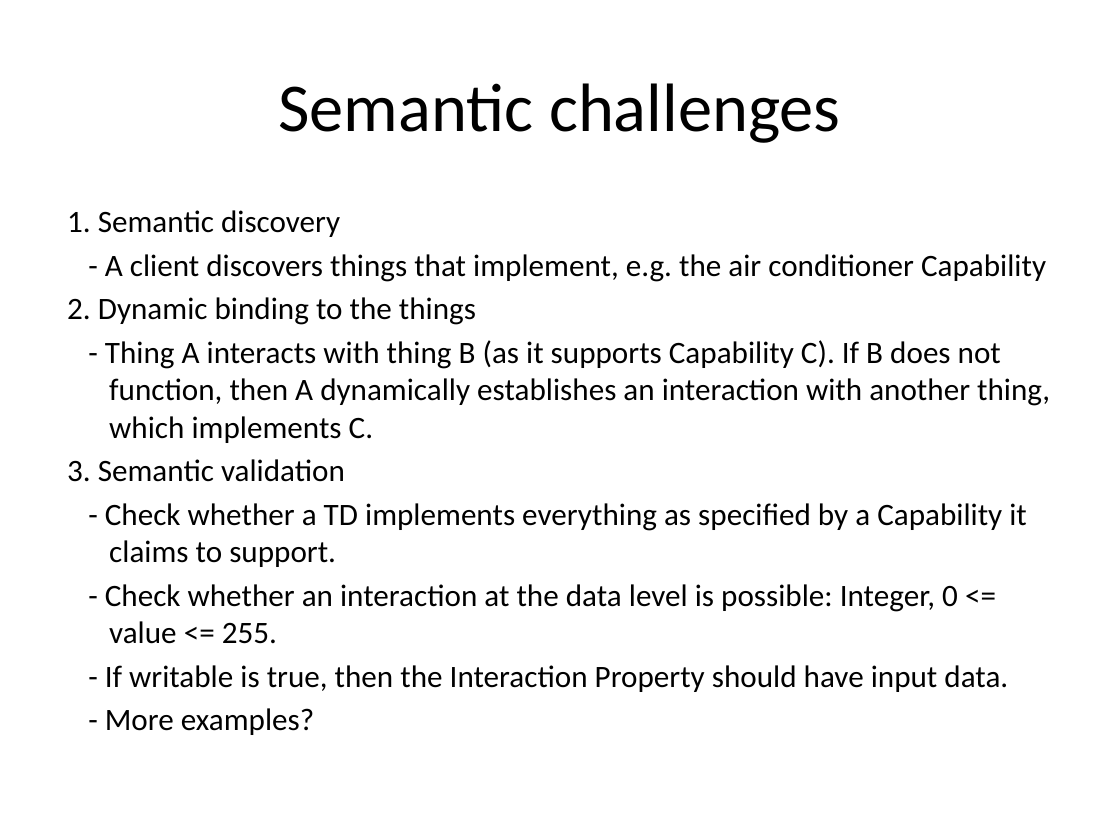
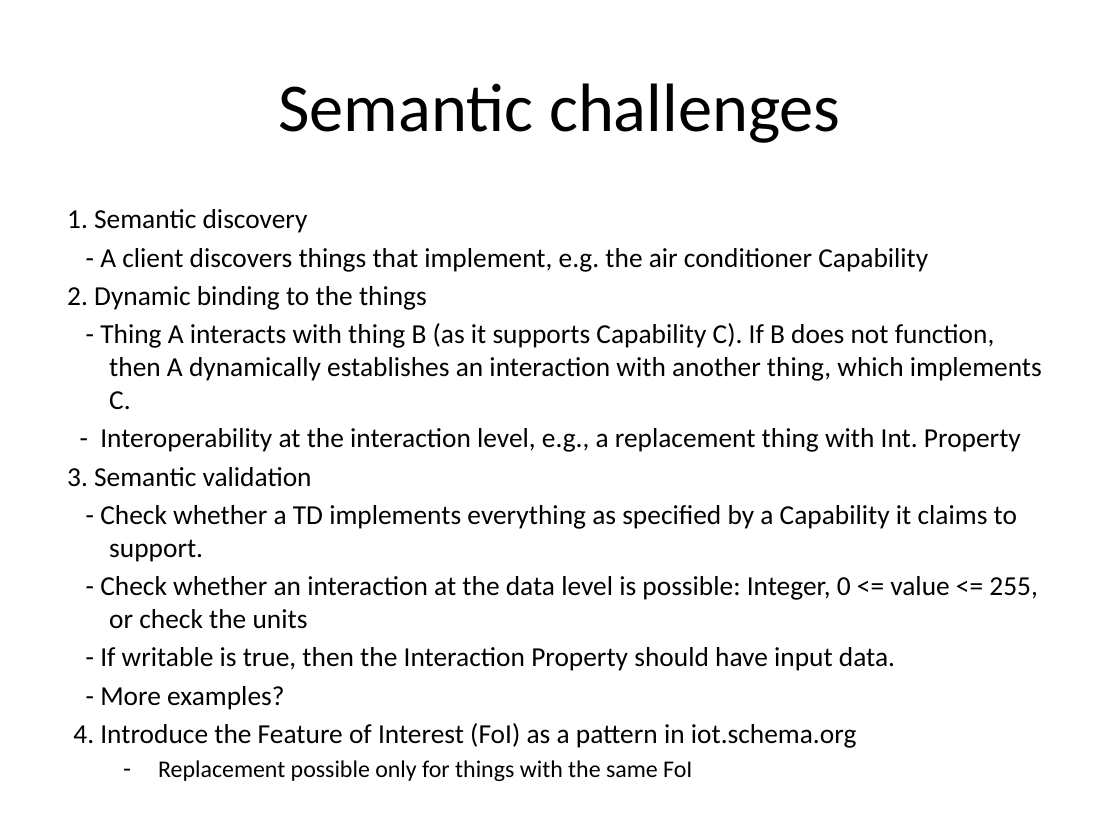
Before and after one commit to w3c/wot, a slide deck: slide 8 of plugfest/2018-prague/semantic integration/Semantic-Integration-Prague-PlugFest-Preparation.pptx. Drawn at 1120x840 pixels with LibreOffice and Linux fonts; fonts in the diff are those of the drawing. Boxes give left, top, right and bottom in pixels: in the first picture for what was removed or moved away, otherwise in the second. Text is boxed around its words. In the diff, an @@ line names an element or a change of style, - is before the commit and + after.

Commit message:
Update of Semantic-Integration-Prague-PlugFest-Preparation slides based on minutes from the web meeting 2018-02-09.

```diff
--- a/plugfest/2018-prague/semantic integration/Semantic-Integration-Prague-PlugFest-Preparation.pptx
+++ b/plugfest/2018-prague/semantic integration/Semantic-Integration-Prague-PlugFest-Preparation.pptx
@@ text at box(67, 209, 1042, 710): size 20 to 17.6 pt in "1. Semantic discovery", "- A client discovers things that implement, ...", "2. Dynamic binding to the things", "- Thing A interacts with thing B ..." and 4 more places @@
@@ text at box(100, 428, 1021, 452): paragraph added @@
+- Interoperability at the interaction level, e.g., a replacement thing with Int. Property
@@ text at box(100, 576, 1037, 629): text changed; size 20 to 17.6 pt @@
-- Check whether an interaction at the data level is possible: Integer, 0 <= value <= 255.
+- Check whether an interaction at the data level is possible: Integer, 0 <= value <= 255, or check the units
@@ text at box(73, 723, 857, 748): paragraphs added @@
+4. Introduce the Feature of Interest (FoI) as a pattern in iot.schema.org
+  – Replacement possible only for things with the same FoI
```
